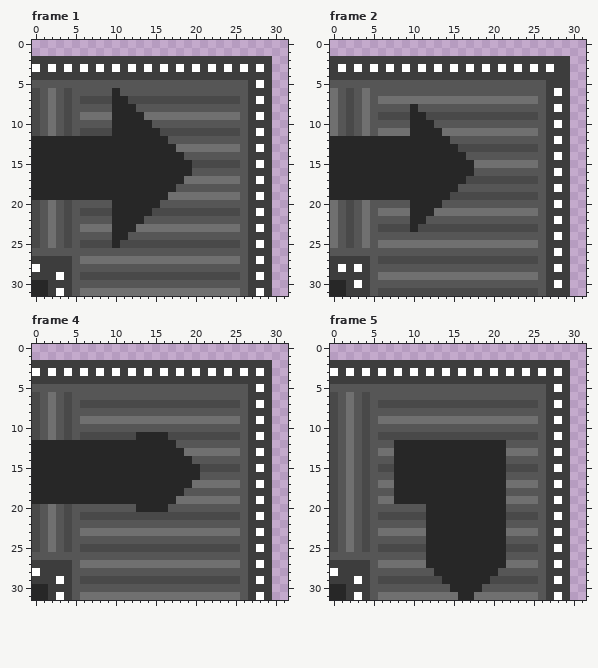
Edited in one commit: pixel-art file (Assets/Sprites/Conveyors/right down curve conv.aseprite). This is how it looked before the edit.
32x32 pixels, 11 frames. Shown: frame 1, frame 2, frame 4, frame 5. The commit also changed other frames, which this record leaves out.
The same view after the edit:
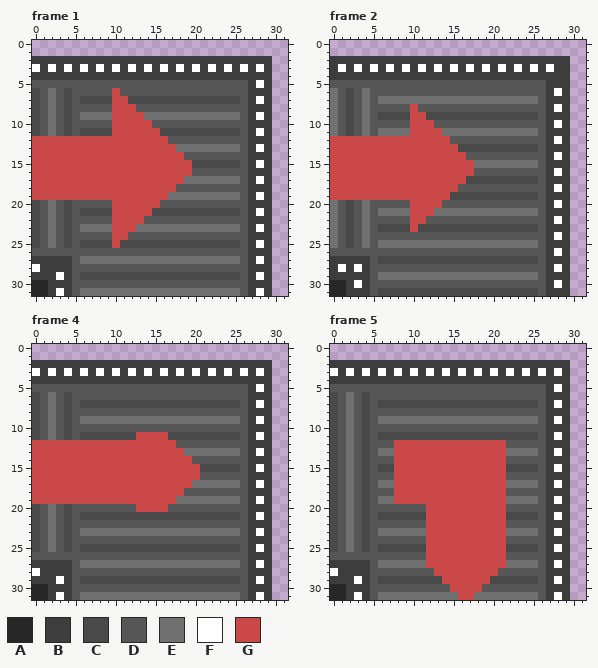
Palette (. is transparent): A #272727  B #3d3d3d  C #494949  D #565656  E #707070  F #ffffff  G #cb4848
Difference:
Changed rows in their new state; - is an unchanged pixel.
Frame 1, layer "Layer 7":
first column x 0:
 6 ----------G---------
 7 ----------GG--------
 8 ----------GGG-------
 9 ----------GGGG------
10 ----------GGGGG-----
11 ----------GGGGGG----
12 GGGGGGGGGGGGGGGGG---
13 GGGGGGGGGGGGGGGGGG--
14 GGGGGGGGGGGGGGGGGGG-
15 GGGGGGGGGGGGGGGGGGGG
16 GGGGGGGGGGGGGGGGGGGG
17 GGGGGGGGGGGGGGGGGGG-
18 GGGGGGGGGGGGGGGGGG--
19 GGGGGGGGGGGGGGGGG---
20 ----------GGGGGG----
21 ----------GGGGG-----
22 ----------GGGG------
23 ----------GGG-------
24 ----------GG--------
25 ----------G---------
Frame 2, layer "Layer 7":
first column x 0:
 8 ----------G-------
 9 ----------GG------
10 ----------GGG-----
11 ----------GGGG----
12 GGGGGGGGGGGGGGG---
13 GGGGGGGGGGGGGGGG--
14 GGGGGGGGGGGGGGGGG-
15 GGGGGGGGGGGGGGGGGG
16 GGGGGGGGGGGGGGGGGG
17 GGGGGGGGGGGGGGGGG-
18 GGGGGGGGGGGGGGGG--
19 GGGGGGGGGGGGGGG---
20 ----------GGGG----
21 ----------GGG-----
22 ----------GG------
23 ----------G-------
Frame 4, layer "Layer 7":
first column x 0:
11 -------------GGGG----
12 GGGGGGGGGGGGGGGGGG---
13 GGGGGGGGGGGGGGGGGGG--
14 GGGGGGGGGGGGGGGGGGGG-
15 GGGGGGGGGGGGGGGGGGGGG
16 GGGGGGGGGGGGGGGGGGGGG
17 GGGGGGGGGGGGGGGGGGGG-
18 GGGGGGGGGGGGGGGGGGG--
19 GGGGGGGGGGGGGGGGGG---
20 -------------GGGG----
Frame 5, layer "Layer 7":
first column x 8:
12 GGGGGGGGGGGGGG
13 GGGGGGGGGGGGGG
14 GGGGGGGGGGGGGG
15 GGGGGGGGGGGGGG
16 GGGGGGGGGGGGGG
17 GGGGGGGGGGGGGG
18 GGGGGGGGGGGGGG
19 GGGGGGGGGGGGGG
20 ----GGGGGGGGGG
21 ----GGGGGGGGGG
22 ----GGGGGGGGGG
23 ----GGGGGGGGGG
24 ----GGGGGGGGGG
25 ----GGGGGGGGGG
26 ----GGGGGGGGGG
27 ----GGGGGGGGGG
28 -----GGGGGGGG-
29 ------GGGGGG--
30 -------GGGG---
31 --------GG----
Boxes around the changes in both pictures, in picture pixels (x1, y1, x2, y2):
changed: (32, 88, 192, 248)
changed: (330, 104, 474, 232)
changed: (32, 432, 200, 512)
changed: (394, 440, 506, 600)
